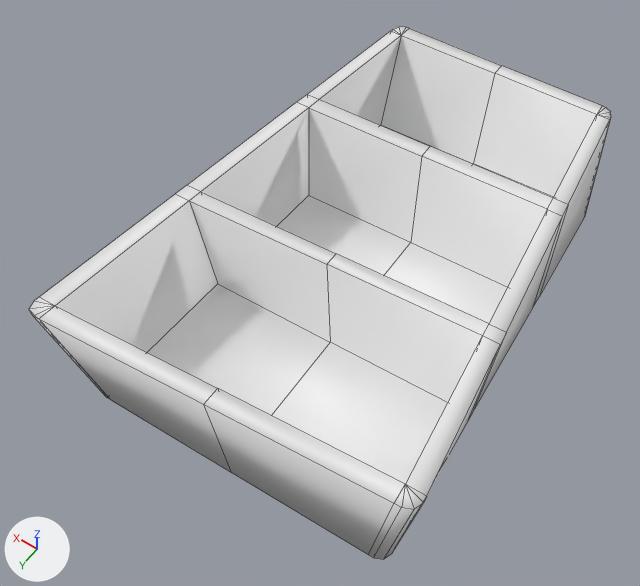
The FBX model Assets/Meshes/simple_shelf_deformed.fbx as it was, and as the next commit left it.
Camera for both pictures: a 50 mm lens placed at (-3.46, 5.08, 7.59), pointed at (0.09, 0.11, -0.21). The lights are fixed; the arrows at lower left show +X, +Y and +Z. Mesh edges are drawn as thin lines. Materials are left out; every surface is plain grey. Where no turn or scale is listed for an object, it has been applied to the vertices.

The first picture shows 'Shelf'.
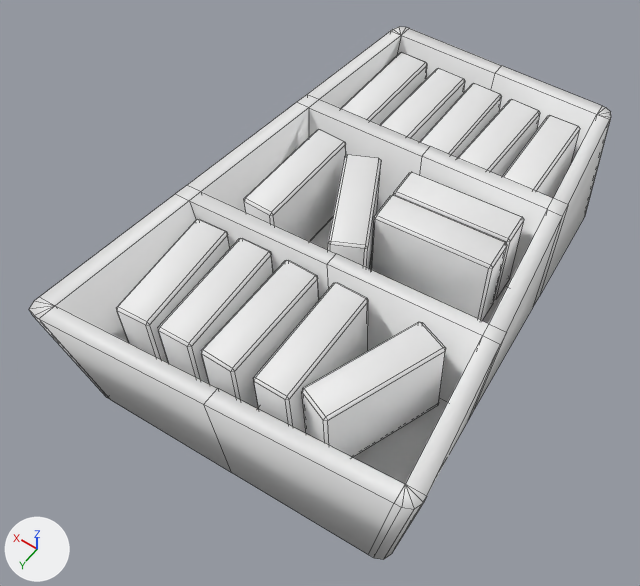
Boxes [x1, y1, x2, y2] around the edits, measured in the pictures (640 x 586 px):
'Cube.005', added: after [302, 322, 445, 458]
'Cube.008', added: after [371, 195, 507, 321]
'Cube.004', added: after [253, 283, 368, 434]
'Cube.003', added: after [201, 260, 319, 409]
'Cube.002', added: after [158, 238, 273, 384]
'Cube.006', added: after [244, 129, 346, 242]
'Cube.001', added: after [116, 219, 230, 363]
'Cube.007', added: after [394, 172, 524, 300]
'Cube.009', added: after [328, 155, 381, 269]
'Cube.014', added: after [502, 115, 580, 198]
'Cube.013', added: after [457, 99, 540, 176]
'Cube.011', added: after [380, 68, 465, 141]
'Cube.010', added: after [341, 52, 427, 125]
'Cube.012', added: after [419, 83, 502, 157]

Diff of the bpy script that builds the scene:
```diff
--- a/Assets/Meshes/simple_shelf_deformed.fbx.py
+++ b/Assets/Meshes/simple_shelf_deformed.fbx.py
@@ ob_cube_013 @@
+ob_cube_013 = bpy.data.objects.new('Cube.013', me_cube_014)  # 24 vertices, 26 faces; spans x -0.236..0.236, y -0.718..0.718, z -0.549..0.549
+ob_cube_013.location = (-0.61, -2.48, 0.04)
@@ ob_cube_007 @@
+ob_cube_007 = bpy.data.objects.new('Cube.007', me_cube_008)  # 24 vertices, 26 faces; spans x -0.716..0.716, y -0.257..0.257, z -0.533..0.533
+ob_cube_007.location = (-0.78, -1.27, 0.04)
@@ ob_cube_012 @@
+ob_cube_012 = bpy.data.objects.new('Cube.012', me_cube_013)  # 24 vertices, 26 faces; spans x -0.222..0.222, y -0.715..0.715, z -0.549..0.549
+ob_cube_012.location = (-0.1, -2.48, 0.04)
@@ ob_cube_008 @@
+ob_cube_008 = bpy.data.objects.new('Cube.008', me_cube_009)  # 24 vertices, 26 faces; spans x -0.716..0.716, y -0.257..0.257, z -0.533..0.533
+ob_cube_008.location = (-0.81, -0.84, 0.04)
@@ ob_cube_010 @@
+ob_cube_010 = bpy.data.objects.new('Cube.010', me_cube_011)  # 24 vertices, 26 faces; spans x -0.236..0.236, y -0.718..0.718, z -0.549..0.549
+ob_cube_010.location = (0.96, -2.48, 0.04)
@@ ob_cube_006 @@
+ob_cube_006 = bpy.data.objects.new('Cube.006', me_cube_014.copy())
+ob_cube_006.location = (0.97, -0.69, 0.04)
@@ ob_cube_014 @@
+ob_cube_014 = bpy.data.objects.new('Cube.014', me_cube_015)  # 24 vertices, 26 faces; spans x -0.242..0.242, y -0.72..0.72, z -0.549..0.549
+ob_cube_014.location = (-1.15, -2.5, 0.04)
@@ ob_cube_001 @@
+ob_cube_001 = bpy.data.objects.new('Cube.001', me_cube_002)  # 24 vertices, 26 faces; spans x -0.27..0.27, y -0.727..0.727, z -0.549..0.549
+ob_cube_001.location = (1.14, 1.21, 0.04)
@@ ob_cube_004 @@
+ob_cube_004 = bpy.data.objects.new('Cube.004', me_cube_005)  # 24 vertices, 26 faces; spans x -0.233..0.233, y -0.718..0.718, z -0.549..0.549
+ob_cube_004.location = (-0.53, 1.07, 0.04)
@@ ob_cube_005 @@
+ob_cube_005 = bpy.data.objects.new('Cube.005', me_cube_006)  # 24 vertices, 26 faces; spans x -0.456..0.456, y -0.728..0.728, z -0.549..0.549
+ob_cube_005.location = (-1.23, 1.03, 0.04)
@@ ob_cube_003 @@
+ob_cube_003 = bpy.data.objects.new('Cube.003', me_cube_004)  # 24 vertices, 26 faces; spans x -0.222..0.222, y -0.715..0.715, z -0.549..0.549
+ob_cube_003.location = (0.06, 1.12, 0.04)
@@ ob_cube_009 @@
+ob_cube_009 = bpy.data.objects.new('Cube.009', me_cube_010)  # 24 vertices, 26 faces; spans x -0.493..0.493, y -0.712..0.712, z -0.533..0.533
+ob_cube_009.location = (0.18, -0.69, 0.04)
@@ ob_cube_011 @@
+ob_cube_011 = bpy.data.objects.new('Cube.011', me_cube_012)  # 24 vertices, 26 faces; spans x -0.236..0.236, y -0.718..0.718, z -0.549..0.549
+ob_cube_011.location = (0.42, -2.48, 0.04)
@@ ob_cube_002 @@
+ob_cube_002 = bpy.data.objects.new('Cube.002', me_cube_003)  # 24 vertices, 26 faces; spans x -0.25..0.25, y -0.722..0.722, z -0.549..0.549
+ob_cube_002.location = (0.61, 1.15, 0.04)
```
